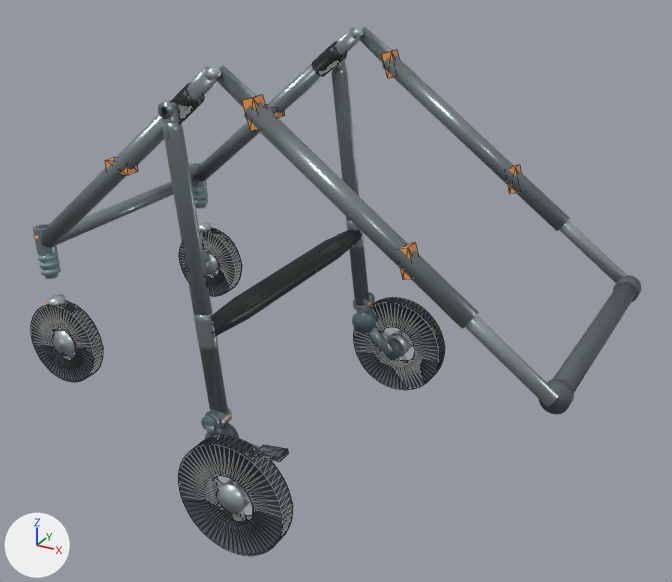
The glTF model models/no_cabin/w550_state2_wheel_S.glb, before and after one commit.
Both versions are drawn from a 50 mm camera at (1.602, -1.308, 1.048) aimed at (0.885, -0.005, 0.396). The axes (+X, +Y, +Z) are drawn at lower left. The lights are the same throughout. The older version comes first. Mesh edges are drawn as thin lines on the coarser meshes.

In view in the first picture: 'FL_tire.003', 'RL_tire.003', 'RR_tire.003', 'V46_rear_leg_-1.004', 'V46_rear_leg_1.004', 'V46_rearbar.004', 'handle_slider_-1.003', 'main_lower_-1.004', 'main_lower_1.004', 'main_upper_-1.004', 'main_upper_1.004', 'round_handle.003' and 54 more.
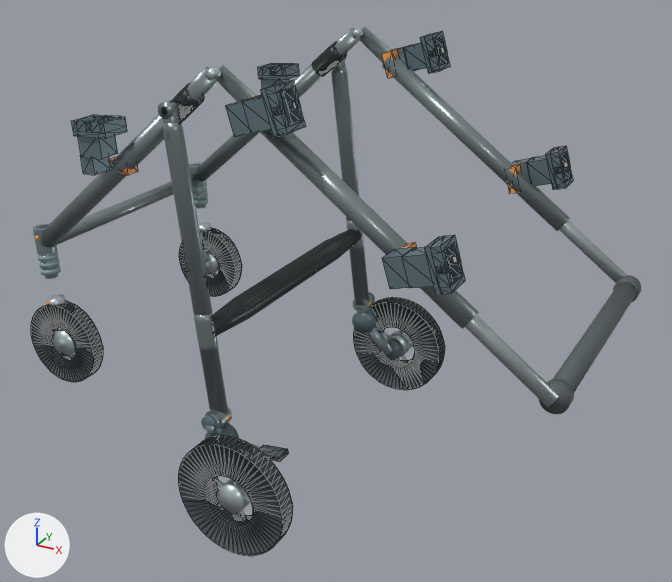
Patch to the scene script:
```diff
--- a/models/no_cabin/w550_state2_wheel_S.glb.py
+++ b/models/no_cabin/w550_state2_wheel_S.glb.py
@@ mat_universal_cabin_receiver @@
+mat_universal_cabin_receiver = principled_material('Universal Cabin Receiver')
+mat_universal_cabin_receiver.base_color = (0.18, 0.26, 0.3)  # greyish blue #768b95
+mat_universal_cabin_receiver.metallic = 0.58
+mat_universal_cabin_receiver.roughness = 0.42
@@ me_universal_cabin_receiver_m__1 @@
+me_universal_cabin_receiver_m__1.from_pydata(...)  # 76 vertices, 156 faces; spans x 0.8584..0.9631, y -0.28..-0.232, z 0.7261..0.8047
+me_universal_cabin_receiver_m__1.materials.append(mat_universal_cabin_receiver)  # greyish blue #768b95
@@ me_universal_cabin_receiver_l__1 @@
+me_universal_cabin_receiver_l__1.from_pydata(...)  # 76 vertices, 156 faces; spans x 0.5808..0.6461, y -0.28..-0.232, z 0.6326..0.7215
+me_universal_cabin_receiver_l__1.materials.append(mat_universal_cabin_receiver)  # greyish blue #768b95
@@ me_universal_cabin_receiver_h__1 @@
+me_universal_cabin_receiver_h__1.from_pydata(...)  # 76 vertices, 156 faces; spans x 1.1003..1.2049, y -0.28..-0.232, z 0.5485..0.6271
+me_universal_cabin_receiver_h__1.materials.append(mat_universal_cabin_receiver)  # greyish blue #768b95
@@ me_universal_cabin_receiver_m_1 @@
+me_universal_cabin_receiver_m_1.from_pydata(...)  # 76 vertices, 156 faces; spans x 0.8584..0.9631, y 0.232..0.28, z 0.7261..0.8047
+me_universal_cabin_receiver_m_1.materials.append(mat_universal_cabin_receiver)  # greyish blue #768b95
@@ me_universal_cabin_receiver_l_1 @@
+me_universal_cabin_receiver_l_1.from_pydata(...)  # 76 vertices, 156 faces; spans x 0.5808..0.6461, y 0.232..0.28, z 0.6326..0.7215
+me_universal_cabin_receiver_l_1.materials.append(mat_universal_cabin_receiver)  # greyish blue #768b95
@@ me_universal_cabin_receiver_h_1 @@
+me_universal_cabin_receiver_h_1.from_pydata(...)  # 76 vertices, 156 faces; spans x 1.1003..1.2049, y 0.232..0.28, z 0.5485..0.6271
+me_universal_cabin_receiver_h_1.materials.append(mat_universal_cabin_receiver)  # greyish blue #768b95
@@ ob_universal_cabin_receiver_m__1 @@
+ob_universal_cabin_receiver_m__1 = bpy.data.objects.new('Universal_Cabin_Receiver_M_-1', me_universal_cabin_receiver_m__1)
+ob_universal_cabin_receiver_m__1.location = (0.0, 0.0, 0.0)
@@ ob_universal_cabin_receiver_l__1 @@
+ob_universal_cabin_receiver_l__1 = bpy.data.objects.new('Universal_Cabin_Receiver_L_-1', me_universal_cabin_receiver_l__1)
+ob_universal_cabin_receiver_l__1.location = (0.0, 0.0, 0.0)
@@ ob_universal_cabin_receiver_h__1 @@
+ob_universal_cabin_receiver_h__1 = bpy.data.objects.new('Universal_Cabin_Receiver_H_-1', me_universal_cabin_receiver_h__1)
+ob_universal_cabin_receiver_h__1.location = (0.0, 0.0, 0.0)
@@ ob_universal_cabin_receiver_m_1 @@
+ob_universal_cabin_receiver_m_1 = bpy.data.objects.new('Universal_Cabin_Receiver_M_1', me_universal_cabin_receiver_m_1)
+ob_universal_cabin_receiver_m_1.location = (0.0, 0.0, 0.0)
@@ ob_universal_cabin_receiver_l_1 @@
+ob_universal_cabin_receiver_l_1 = bpy.data.objects.new('Universal_Cabin_Receiver_L_1', me_universal_cabin_receiver_l_1)
+ob_universal_cabin_receiver_l_1.location = (0.0, 0.0, 0.0)
@@ ob_universal_cabin_receiver_h_1 @@
+ob_universal_cabin_receiver_h_1 = bpy.data.objects.new('Universal_Cabin_Receiver_H_1', me_universal_cabin_receiver_h_1)
+ob_universal_cabin_receiver_h_1.location = (0.0, 0.0, 0.0)
```

Where the change shows, as pixel boxes (x1, y1, x2, y2) in the pictures (672 x 582 px):
'Universal_Cabin_Receiver_H_-1', added: after (382, 235, 465, 295)
'Universal_Cabin_Receiver_M_-1', added: after (226, 80, 306, 137)
'Universal_Cabin_Receiver_L_-1', added: after (72, 115, 127, 175)
'Universal_Cabin_Receiver_H_1', added: after (512, 146, 573, 190)
'Universal_Cabin_Receiver_M_1', added: after (392, 31, 450, 74)
'Universal_Cabin_Receiver_L_1', added: after (258, 63, 299, 89)
